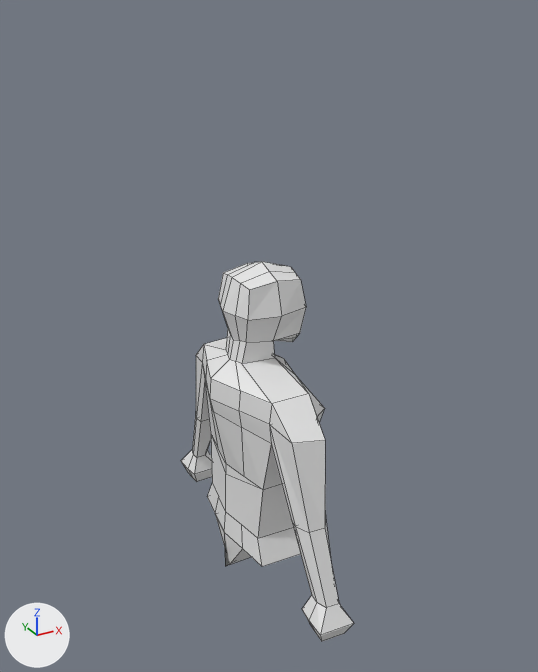
The Blender file untitled.blend: old version first, new version second.
The view is the same before and after, from a 50 mm lens placed at (-3.2, -5.95, 5.9), pointed at (0.06, -0.04, 2.94). Arrows for +X, +Y and +Z are at lower left; the lights stay in place. Mesh edges are drawn as thin lines.
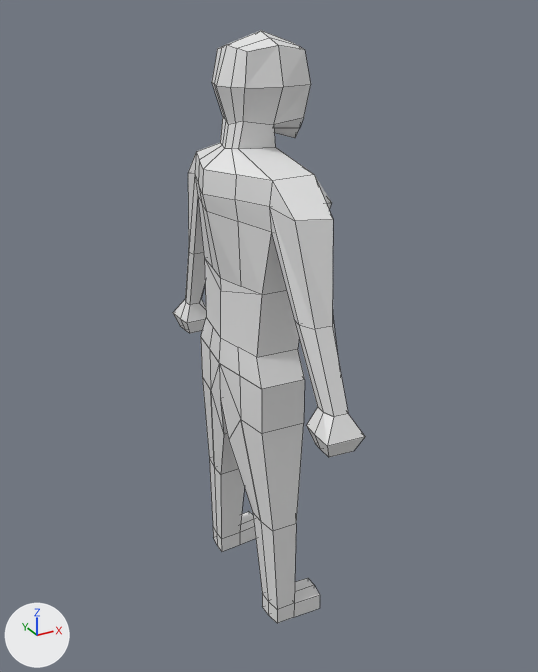
Boxes (x1, y1, x2, y2) around the edits, measured in the pictures (538 x 672 px):
'Cube', reshaped, moved (11% wider, 56% taller): before (181, 262, 354, 641); after (173, 30, 365, 623)
part 1 of me_cube_003, built on: before (215, 514, 251, 566); after (201, 338, 320, 623)

What changed in the scene script:
```text
Change me_cube_003:
    used by ob_cube; location = (0.0, 0.0, 0.0)
    remove me_cube_003.from_pydata(...)  # 122 vertices, 110 faces; spans x -0.58..0.42, y 0.0..1.68, z 0.26..3.71
    add me_cube_003.from_pydata(...)  # 143 vertices, 130 faces, 1 loose edge; spans x -0.58..0.42, y 0.0..1.68, z -2.01..3.71
    me_cube_003 part 1
    14 vertices are removed from x -0.42..0.13, y 0.0..0.7, z 0.26..0.73
    19 faces are deleted
    2 vertices move from x -0.47..0.18, y 0.0, z 0.26..0.39 to x -0.47..0.18, y 0.0, z 0.34
    20 vertices are added at x -0.42..0.27, y 0.06..0.82, z -2.01..-0.12
    5 new vertices lie (0.0, 0.0, -0.47) away from vertices in x -0.42..0.13, y 0.34..0.7, z 0.73
    10 new vertices lie (0.0, 0.0, 0.19) away from vertices in x -0.28..0.27, y 0.51..0.82, z -2.01
    1 loose edge is added
    39 new faces join them
Change ob_cube:
    ob_cube.location: (0.0, 0.0, 0.0) -> (0.0, 0.0, 2.02)
```
